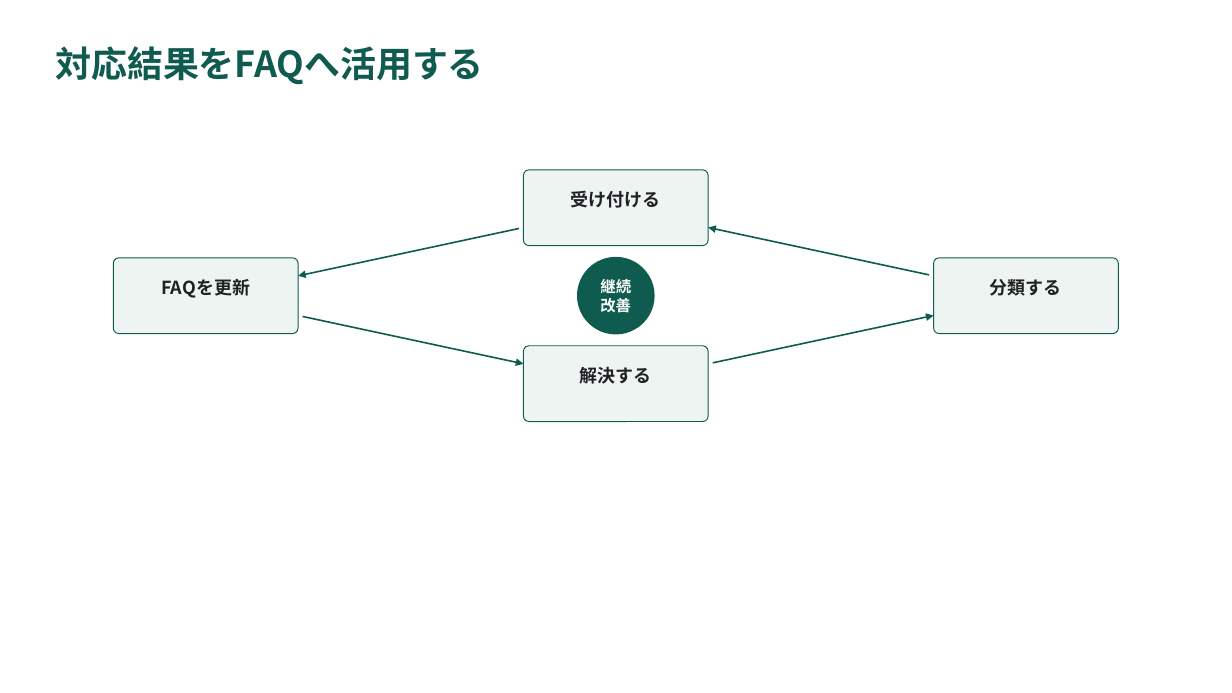
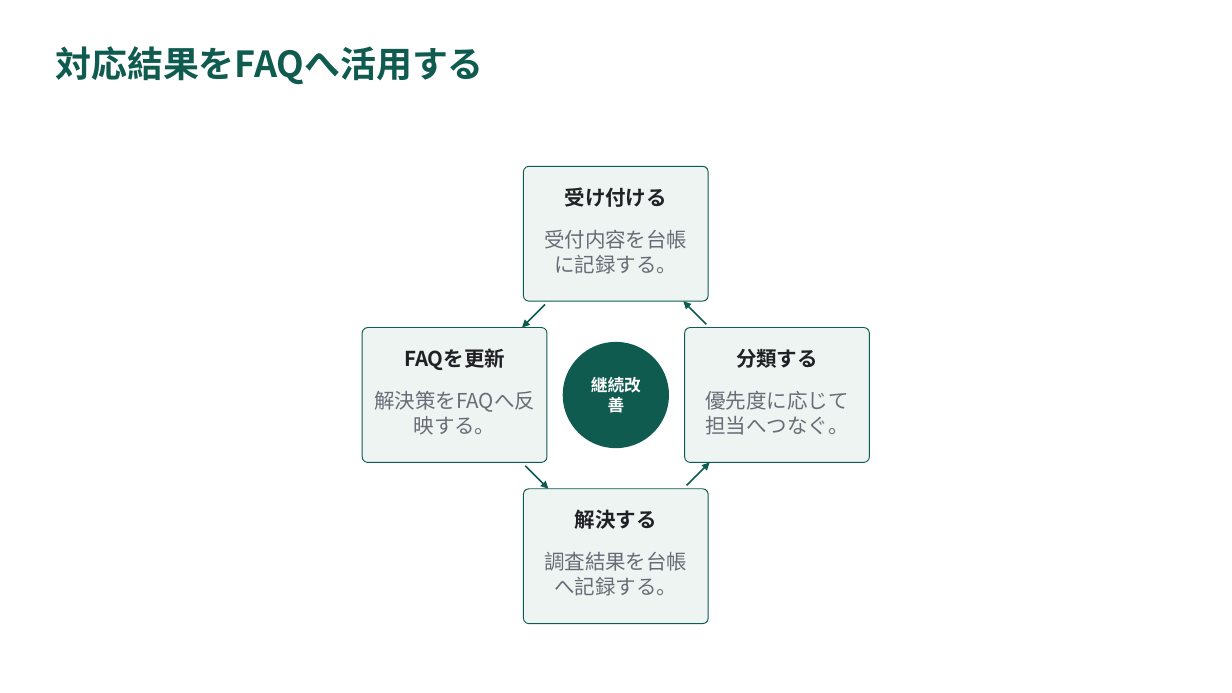
Before and after one commit to YHirano7/Artifacts, a slide deck: slide 15 of skills/pptx-deck/examples/component-gallery/component-gallery.pptx. Drawn at 1232x693 pixels with LibreOffice and Linux fonts; fonts in the diff are those of the drawing. Boxes give left, top, right and bottom in pixels: in the first picture for what was removed or moved away, otherwise in the second. Text is boxed around its words. In the diff, an @@ line names an element or a change of style, - is before the commit and + after.

```diff
--- a/skills/pptx-deck/examples/component-gallery/component-gallery.pptx
+++ b/skills/pptx-deck/examples/component-gallery/component-gallery.pptx
@@ rounded rectangle: place and size @@
-rounded rectangle at box(524, 170, 709, 246)
+rounded rectangle at box(524, 166, 709, 301)
@@ text added at box(544, 230, 687, 274), 16 pt, text #696C76 @@
+受付内容を台帳に記録する。
@@ proportions changed in 4 elements at box(524, 166, 709, 301), box(685, 327, 870, 462), box(524, 489, 709, 624), box(362, 327, 547, 462) @@
@@ rounded rectangle: place and size @@
-rounded rectangle at box(114, 258, 299, 334)
+rounded rectangle at box(362, 327, 547, 462)
@@ arrow moved from (299, 276) - (519, 228) to (522, 327) - (545, 305) @@
@@ arrow moved from (709, 227) - (929, 275) to (683, 301) - (706, 324) @@
@@ rounded rectangle: place and size @@
-rounded rectangle at box(524, 346, 709, 421)
+rounded rectangle at box(685, 327, 870, 462)
@@ size 14 to 16 pt in 4 elements at box(565, 187, 667, 207), box(575, 509, 657, 529), box(736, 349, 818, 368), box(404, 348, 505, 370) @@
@@ text "FAQを更新": place and size @@
-text "FAQを更新" at box(161, 279, 250, 298)
+text "FAQを更新" at box(404, 348, 505, 370)
@@ ellipse "継続改善": place and size @@
-ellipse "継続改善" at box(578, 257, 655, 335)
+ellipse "継続改善" at box(563, 342, 669, 448)
@@ ellipse "継続改善" at box(563, 342, 669, 448): size 12 to 13 pt @@
@@ text "分類する": place and size @@
-text "分類する" at box(990, 279, 1062, 296)
+text "分類する" at box(736, 349, 818, 368)
@@ text added at box(374, 391, 535, 435), 16 pt, text #696C76 @@
+解決策をFAQへ反映する。
@@ text added at box(705, 391, 848, 435), 16 pt, text #696C76 @@
+優先度に応じて担当へつなぐ。
@@ arrow moved from (524, 364) - (303, 316) to (548, 489) - (526, 466) @@
@@ arrow moved from (933, 315) - (713, 363) to (710, 462) - (687, 485) @@
@@ rounded rectangle: place and size @@
-rounded rectangle at box(933, 258, 1118, 334)
+rounded rectangle at box(524, 489, 709, 624)
@@ text "解決する": place and size @@
-text "解決する" at box(580, 366, 652, 384)
+text "解決する" at box(575, 509, 657, 529)
@@ text added at box(544, 552, 687, 596), 16 pt, text #696C76 @@
+調査結果を台帳へ記録する。
```
Also in this commit, not shown: 21 other slides changed, 39 other files.
